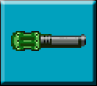
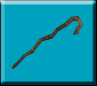
Revision of a layered 97 x 86 image; what changed, layer by layer:
removed layer "Layer 1" over [11, 31, 86, 51]
added layer "Walking_stick_detail" above "Rectangle 2" over [11, 16, 84, 69]
